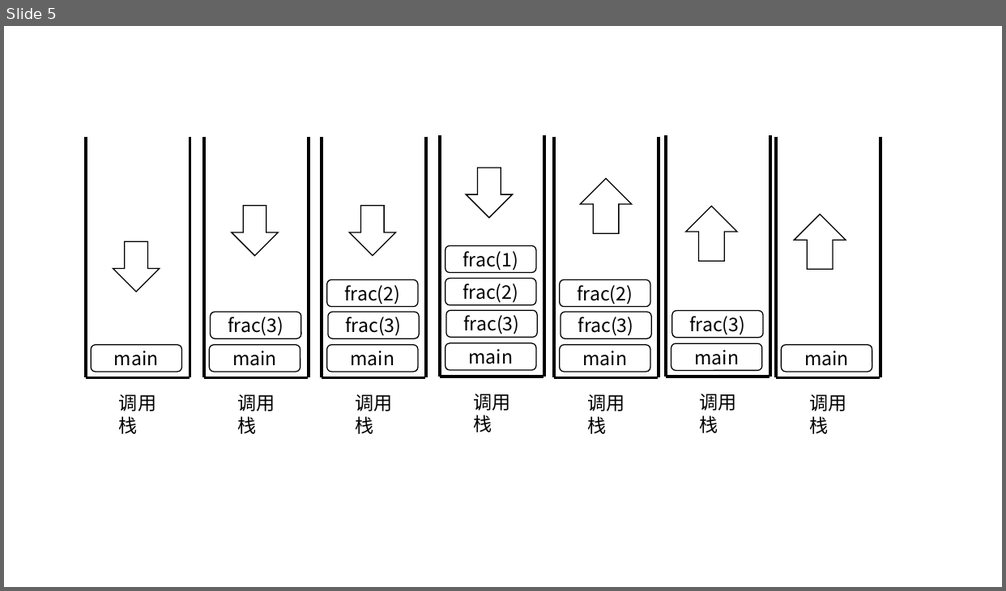
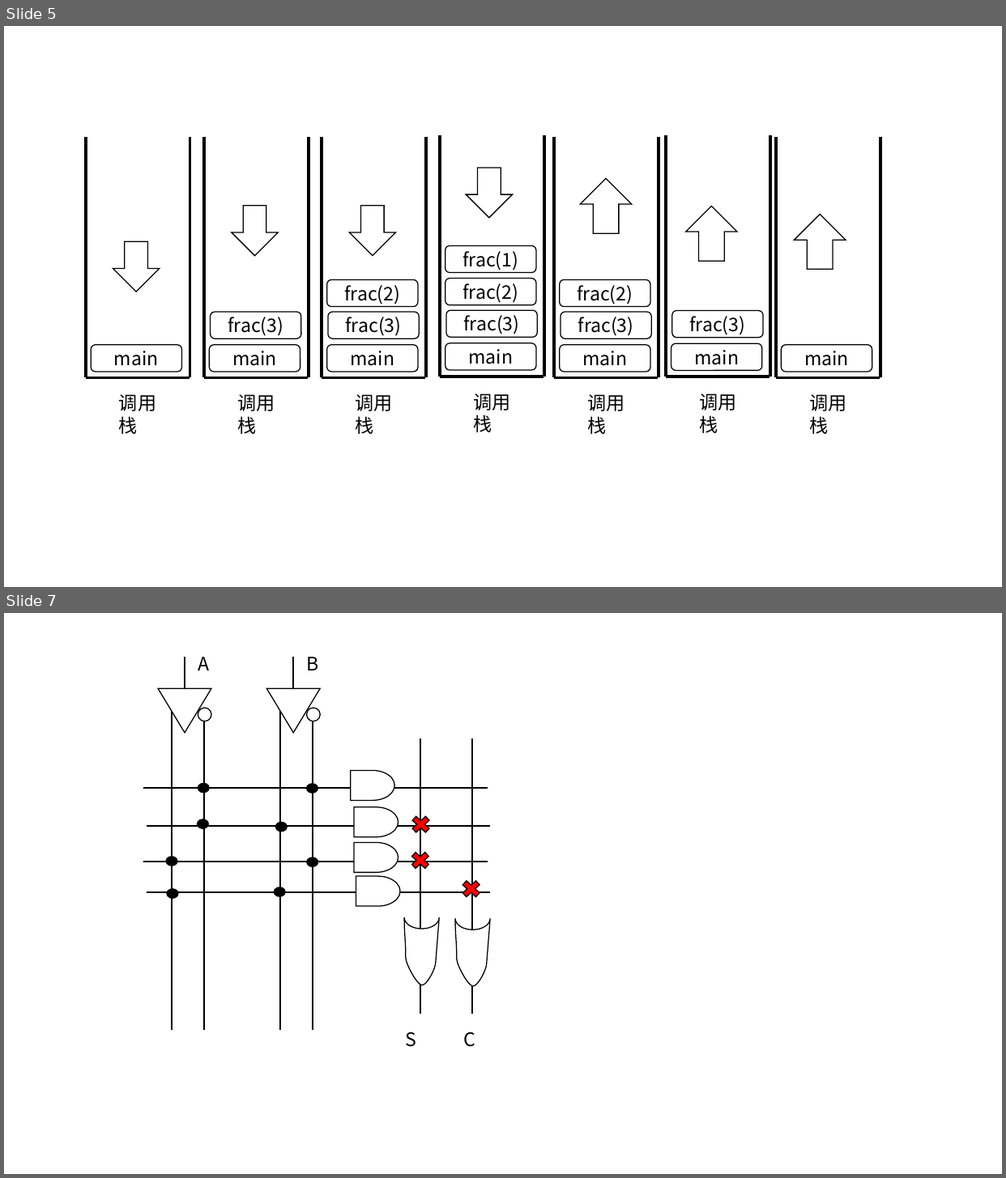
Before and after one commit to masterfish2015/my_project, a slide deck: EDA技术/ppt/chapter2.pptx. Shown one above the other, each under a label of ours: slide 5 before the commit, slides 5 and 7 after it; the slides between them are not shown. The pictures are 1006x591 and 1006x1178 pixels, drawn with LibreOffice and Linux fonts; fonts in the diff are those of the drawing. Boxes give left, top, right and bottom in pixels: in the first picture for what was removed or moved away, otherwise in the second. Text is boxed around its words. In the diff, an @@ line names an element or a change of style, - is before the commit and + after.

```diff
--- a/EDA技术/ppt/chapter2.pptx
+++ b/EDA技术/ppt/chapter2.pptx
@@ slide 7 added at [4,613,1002,1174], background #FFFFFF @@
@@ group added at [158,657,211,756]: 3 lines, 1 flow chart extract, 1 ellipse, 1 text @@
+A
@@ group added at [266,657,320,756]: 3 lines, 1 flow chart extract, 1 ellipse, 1 text @@
+B
@@ line added from (172, 755) to (172, 1030), #000000 1.5 pt @@
@@ line added from (205, 755) to (205, 1030), #000000 1.5 pt @@
@@ line added from (280, 755) to (280, 1030), #000000 1.5 pt @@
@@ line added from (313, 755) to (313, 1030), #000000 1.5 pt @@
@@ line added from (420, 739) to (420, 1014), #000000 1.5 pt @@
@@ line added from (472, 739) to (472, 1014), #000000 1.5 pt @@
@@ flow chart delay added at [351,770,394,800], fill #FFFFFF, outline #000000 1 pt @@
@@ line added from (144, 788) to (488, 788), #000000 1.5 pt @@
@@ ellipse added at [198,784,209,793], fill #000000, outline #000000 1 pt @@
@@ ellipse added at [306,784,317,793], fill #000000, outline #000000 1 pt @@
@@ line added from (147, 825) to (490, 825), #000000 1.5 pt @@
@@ ellipse added at [197,820,208,828], fill #000000, outline #000000 1 pt @@
@@ ellipse added at [275,823,287,832], fill #000000, outline #000000 1 pt @@
@@ flow chart delay added at [355,807,398,837], fill #FFFFFF, outline #000000 1 pt @@
@@ cross added at [408,813,434,836], fill #FF0000, outline #000000 1 pt @@
@@ flow chart delay added at [355,843,398,873], fill #FFFFFF, outline #000000 1 pt @@
@@ cross added at [407,849,433,872], fill #FF0000, outline #000000 1 pt @@
@@ line added from (144, 862) to (488, 862), #000000 1.5 pt @@
@@ ellipse added at [167,856,177,865], fill #000000, outline #000000 1 pt @@
@@ ellipse added at [307,858,318,867], fill #000000, outline #000000 1 pt @@
@@ flow chart delay added at [356,876,400,906], fill #FFFFFF, outline #000000 1 pt @@
@@ cross added at [458,877,484,901], fill #FF0000, outline #000000 1 pt @@
@@ line added from (147, 892) to (490, 892), #000000 1.5 pt @@
@@ ellipse added at [167,889,178,898], fill #000000, outline #000000 1 pt @@
@@ ellipse added at [275,888,286,897], fill #000000, outline #000000 1 pt @@
@@ freeform shape added at [404,918,439,986], fill #FFFFFF, outline #000000 1 pt @@
@@ freeform shape added at [455,919,490,986], fill #FFFFFF, outline #000000 1 pt @@
@@ text added at [406,1032,417,1047], 18 pt, text #000000 @@
+S
@@ text added at [464,1032,476,1047], 18 pt, text #000000 @@
+C
```
Also in this commit, not shown: 1 slide changed, 5 other files.
